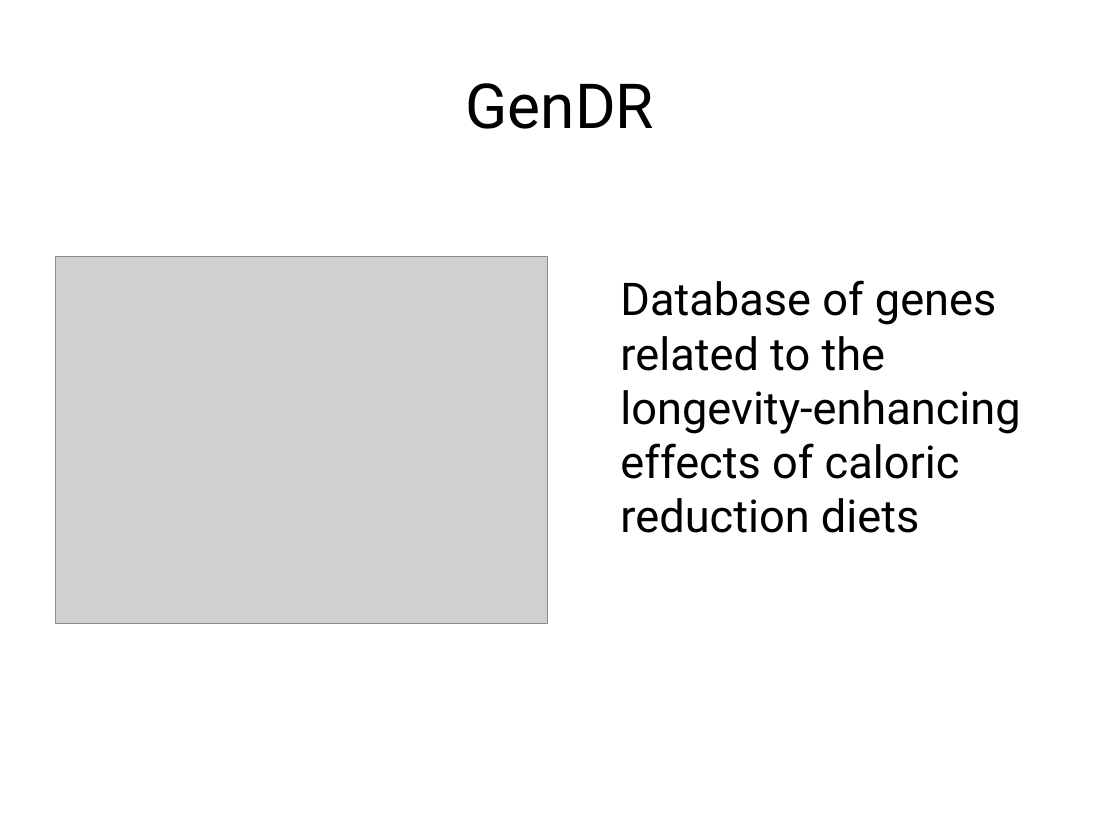
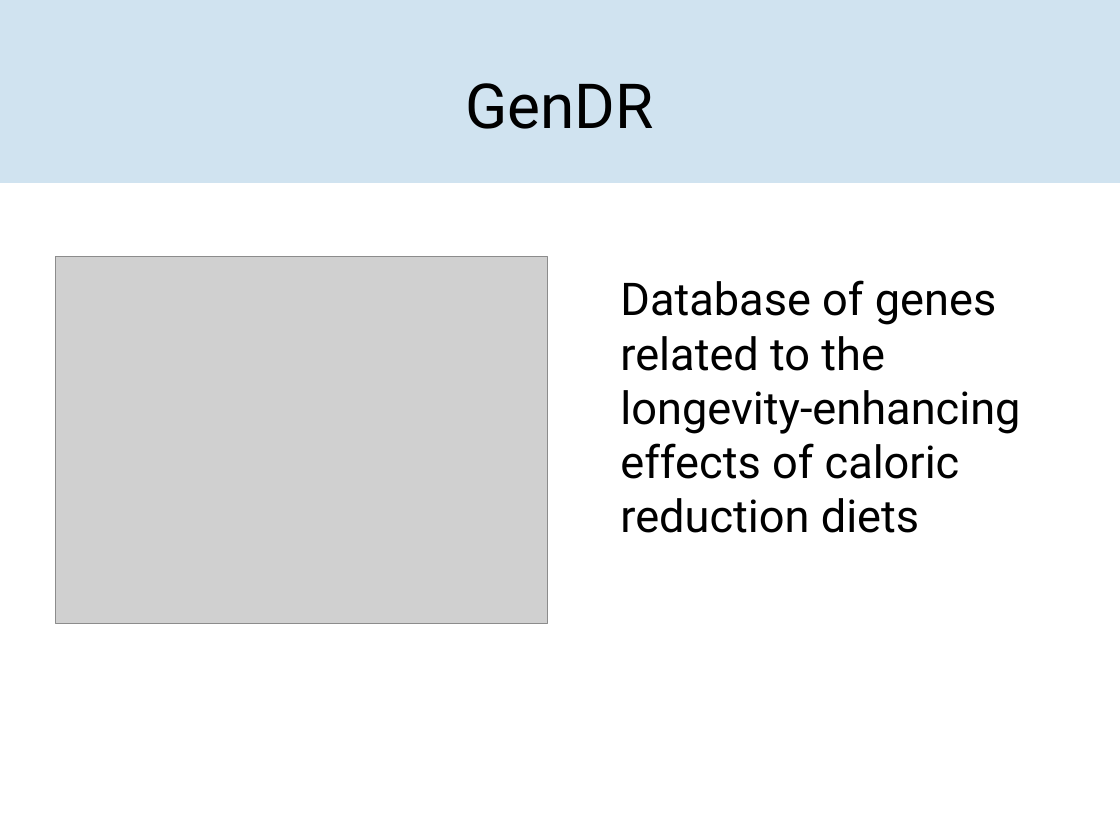
Before and after one commit to DeepwaterCreations/genDR-generif-analysis, a slide deck: slide 3 of presentation.odp (slide 2 before the commit). Drawn at 1120x840 pixels with LibreOffice and Linux fonts; fonts in the diff are those of the drawing; grey boxes stand for pictures. Boxes give left, top, right and bottom in pixels: in the first picture for what was removed or moved away, otherwise in the second. Text is boxed around its words. In the diff, an @@ line names an element or a change of style, - is before the commit and + after.

```diff
--- a/presentation.odp
+++ b/presentation.odp
@@ rectangle added at (x1=0, y1=0, x2=1120, y2=183), fill #D0E3F0 @@
```
Also in this commit, not shown: 6 other slides changed, 2 slides added, 4 slides removed.
